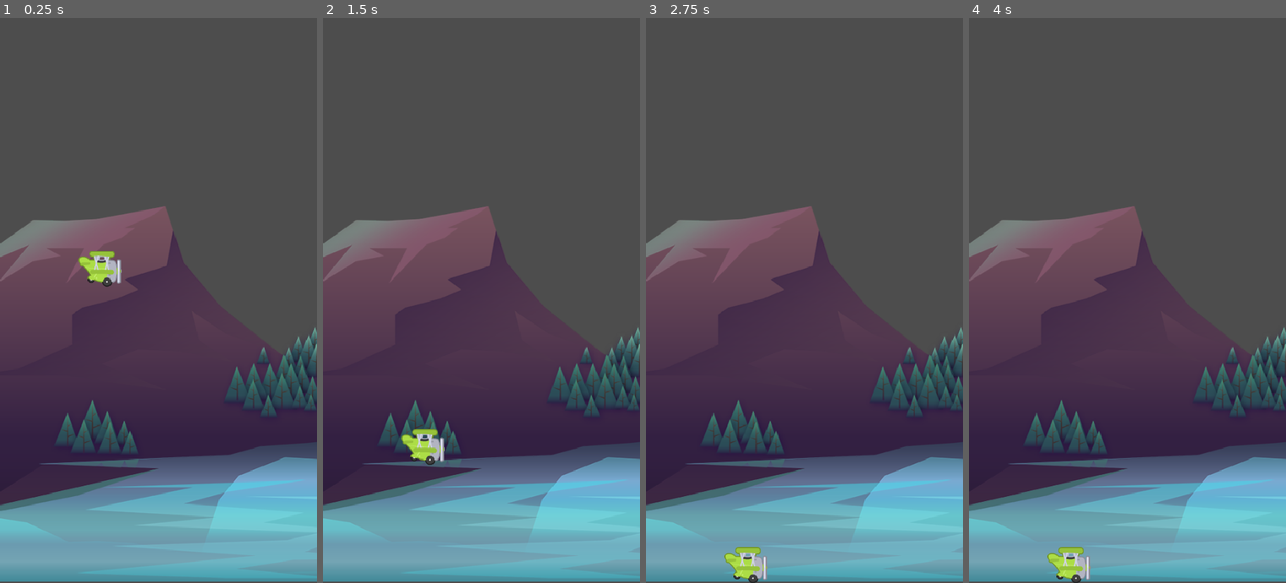
Above: before the commit, frames 1-4 (left to right).
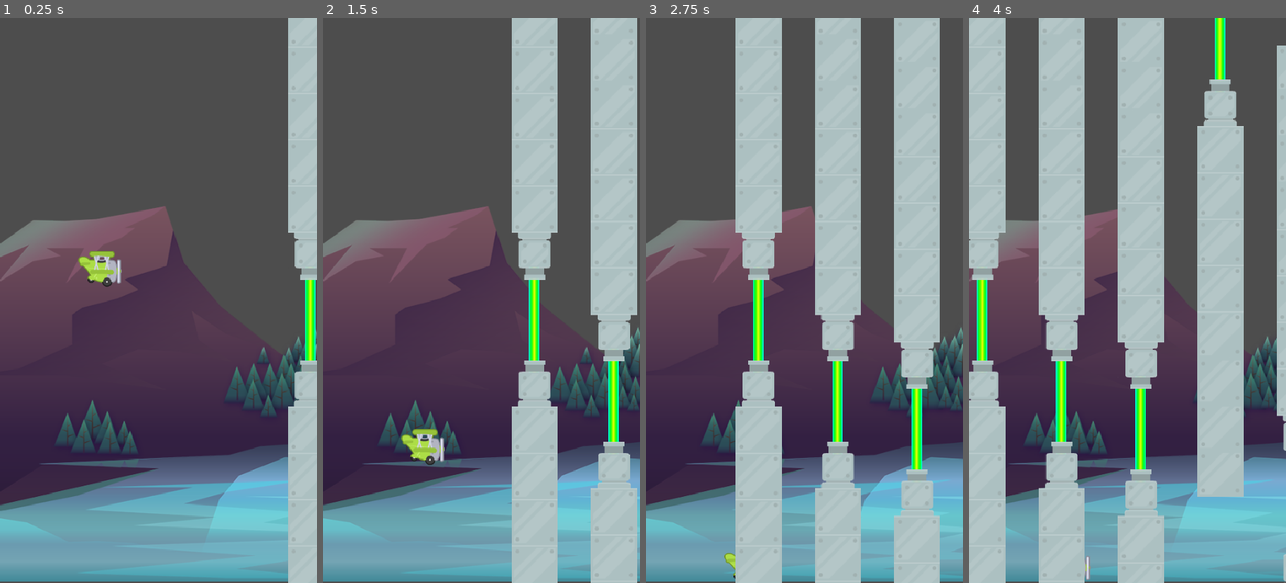
Above: after the commit, the same moments.

Repository: filipeAugusto99/TappyGame
Game: Godot game, scene res://Scene/Game/Game.tscn
Two runs of this game, one before a commit and one after it. Both use one fixed random seed, a clock stepped at 60 frames per second and the inputs below.
Inputs:
- Up to frame 1 (0.25 s): no input
- Up to frame 2 (1.5 s): tap Space (jump) at 0.77 s
- Up to frame 3 (2.75 s): tap Space (jump) at 1.52 s
- Up to frame 4 (4 s): tap Space (jump) at 3.02, 3.77 s

The runs differ from the first frame. In frame 1, 7.9% of the frame differs, in the area x 90-100%, y 0-100%; in frame 2, 24%; in frame 3, 36%; in frame 4, 47%, in the area x 0-100%, y 0-100%.

Commit message:
Scrolling Pipes

Diff:
--- a/Scene/Game/Game.gd
+++ b/Scene/Game/Game.gd
@@ -1,7 +1,24 @@
 extends Node2D
 
+const PIPES = preload("res://Scene/Pipes/Pipes.tscn")
+
 func _ready() -> void:
-	pass # Replace with function body.
+	spawn_pipes()
 
 func _process(delta: float) -> void:
 	pass
+
+func spawn_pipes() -> void:
+	var new_pipe: Pipes = PIPES.instantiate()
+
+	var pos_y = randf_range(
+		get_viewport_rect().position.y,
+		get_viewport_rect().end.y
+	)
+
+	new_pipe.position = Vector2(500, pos_y)
+
+	add_child(new_pipe)
+
+func _on_timer_timeout() -> void:
+	spawn_pipes()
--- a/Scene/Game/Game.tscn
+++ b/Scene/Game/Game.tscn
@@ -16,3 +16,8 @@
 position = Vector2(151, 346)
 
 [node name="Barrier" parent="." instance=ExtResource("3_ssqj0")]
+
+[node name="Timer" type="Timer" parent="."]
+autostart = true
+
+[connection signal="timeout" from="Timer" to="." method="_on_timer_timeout"]
--- a/Scene/Laser/Laser.tscn
+++ b/Scene/Laser/Laser.tscn
@@ -3,7 +3,7 @@
 [ext_resource type="Texture2D" uid="uid://dfp66i43thnvw" path="res://assets/pipes/laser2.png" id="1_eyvs7"]
 
 [sub_resource type="RectangleShape2D" id="RectangleShape2D_hd8eq"]
-size = Vector2(8, 192)
+size = Vector2(7, 307)
 
 [sub_resource type="Animation" id="Animation_eyvs7"]
 resource_name = "flash"
@@ -52,10 +52,10 @@
 texture = ExtResource("1_eyvs7")
 
 [node name="CollisionShape2D" type="CollisionShape2D" parent="."]
-position = Vector2(60, 2)
+position = Vector2(60.5, -16.5)
 shape = SubResource("RectangleShape2D_hd8eq")
 
-[node name="AnimationPlayer" type="AnimationPlayer" parent="."]
+[node name="LaserAnimation" type="AnimationPlayer" parent="."]
 libraries = {
 &"": SubResource("AnimationLibrary_uuxh2")
 }
--- /dev/null
+++ b/Scene/Pipes/Pipes.gd
@@ -0,0 +1,24 @@
+extends Node2D
+
+class_name Pipes
+
+const SPEED: float = 120.00
+
+# Called when the node enters the scene tree for the first time.
+func _ready() -> void:
+	pass # Replace with function body.
+
+
+func _process(delta: float) -> void:
+	position.x -= delta * SPEED
+
+	if position.x < get_viewport_rect().position.x - 100:
+		die()
+
+func die() -> void:
+	set_process(false)
+	queue_free()
+
+
+func _on_visible_on_screen_notifier_2d_screen_exited() -> void:
+	die()
--- /dev/null
+++ b/Scene/Pipes/Pipes.tscn
@@ -0,0 +1,23 @@
+[gd_scene load_steps=4 format=3 uid="uid://dw5fvx1age8by"]
+
+[ext_resource type="Script" uid="uid://rrme2ysyldct" path="res://Scene/Pipes/Pipes.gd" id="1_7o7f1"]
+[ext_resource type="PackedScene" uid="uid://bw5oluqu3yudt" path="res://Scene/Pipe/Pipe.tscn" id="1_88lix"]
+[ext_resource type="PackedScene" uid="uid://kiycfle3vwhj" path="res://Scene/Laser/Laser.tscn" id="2_7o7f1"]
+
+[node name="Pipes" type="Node2D"]
+script = ExtResource("1_7o7f1")
+
+[node name="Laser" parent="." instance=ExtResource("2_7o7f1")]
+position = Vector2(-2, 28)
+
+[node name="Upper" parent="." instance=ExtResource("1_88lix")]
+position = Vector2(0, -178)
+
+[node name="Lower" parent="." instance=ExtResource("1_88lix")]
+position = Vector2(0, 214)
+rotation = 3.14159
+
+[node name="VisibleOnScreenNotifier2D" type="VisibleOnScreenNotifier2D" parent="."]
+position = Vector2(173, 0)
+
+[connection signal="screen_exited" from="VisibleOnScreenNotifier2D" to="." method="_on_visible_on_screen_notifier_2d_screen_exited"]
--- a/Scene/Plane/Plane.tscn
+++ b/Scene/Plane/Plane.tscn
@@ -32,6 +32,21 @@
 "speed": 10.0
 }]
 
+[sub_resource type="Animation" id="Animation_yd1c7"]
+length = 0.001
+tracks/0/type = "value"
+tracks/0/imported = false
+tracks/0/enabled = true
+tracks/0/path = NodePath("AnimatedSprite2D:rotation")
+tracks/0/interp = 1
+tracks/0/loop_wrap = true
+tracks/0/keys = {
+"times": PackedFloat32Array(0),
+"transitions": PackedFloat32Array(1),
+"update": 0,
+"values": [0.0]
+}
+
 [sub_resource type="Animation" id="Animation_hvwb8"]
 resource_name = "fly"
 
@@ -50,21 +65,6 @@
 "transitions": PackedFloat32Array(1, 1, 1),
 "update": 0,
 "values": [0.0, -0.436332, 0.0]
-}
-
-[sub_resource type="Animation" id="Animation_yd1c7"]
-length = 0.001
-tracks/0/type = "value"
-tracks/0/imported = false
-tracks/0/enabled = true
-tracks/0/path = NodePath("AnimatedSprite2D:rotation")
-tracks/0/interp = 1
-tracks/0/loop_wrap = true
-tracks/0/keys = {
-"times": PackedFloat32Array(0),
-"transitions": PackedFloat32Array(1),
-"update": 0,
-"values": [0.0]
 }
 
 [sub_resource type="AnimationLibrary" id="AnimationLibrary_yvxy0"]
Renamed: Scene/Pipe/Pipes.tscn -> Scene/Pipe/Pipe.tscn
Not shown, added: Scene/Pipes/Pipes.gd.uid
